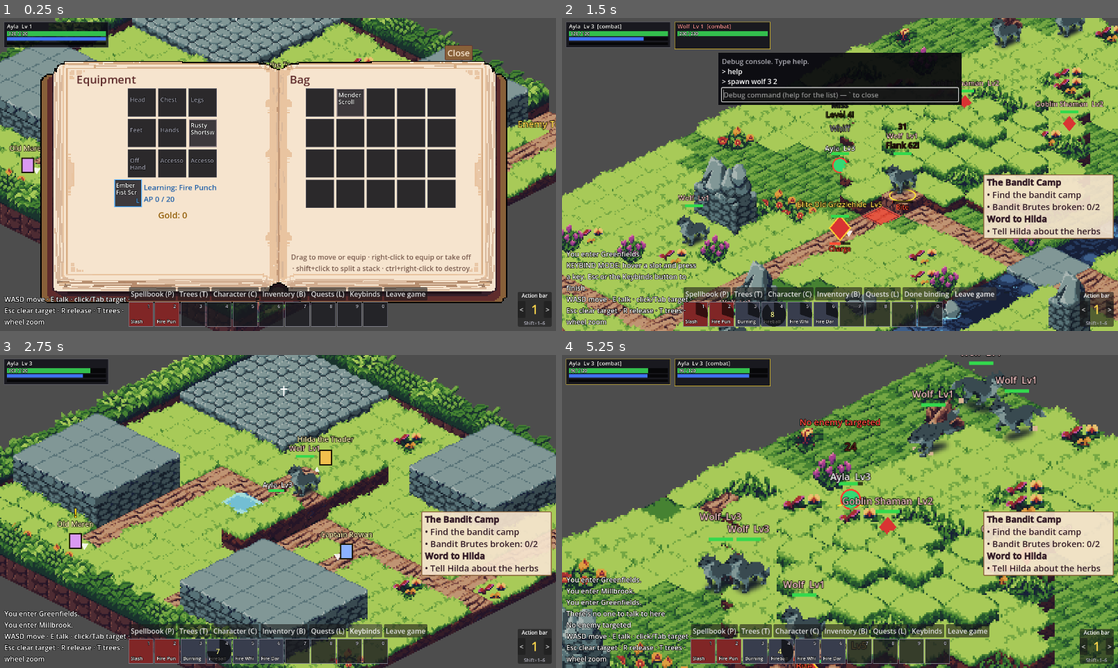
Above: before the commit, frames 1-4 (two rows, left to right).
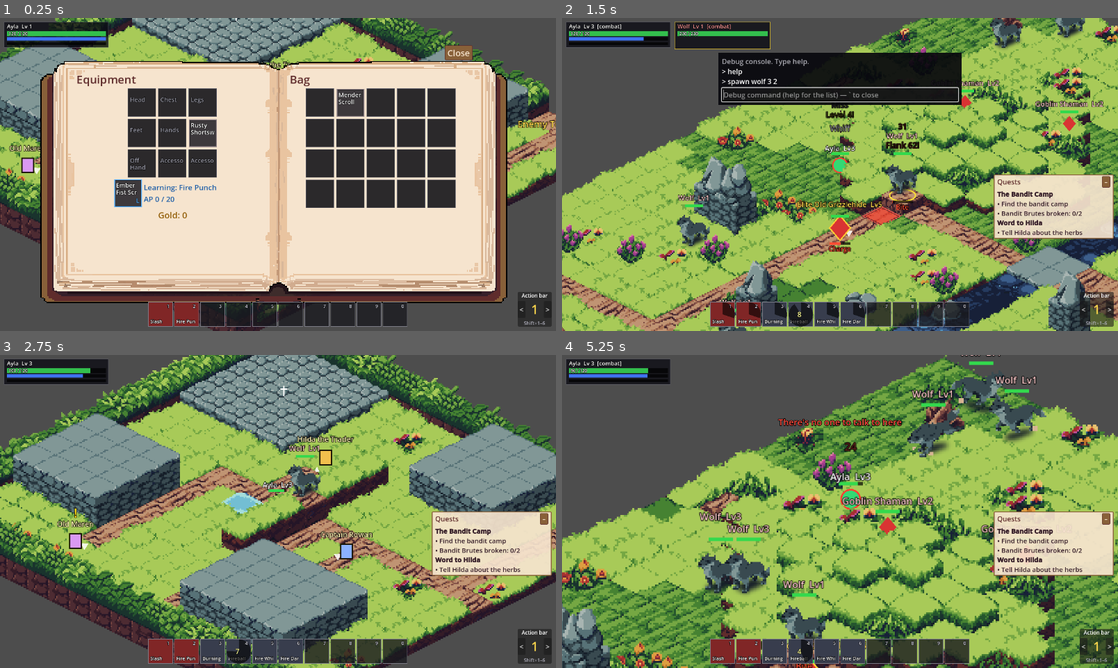
Above: after the commit, the same moments.

Repository: victorduvergermacarons-lang/Final-Wars
Game: Godot game, scene res://tests/visual/shots.tscn
The game is run twice, just before and just after one commit, with the same random seed, the same clock (stepped at 60 frames per second) and the same inputs. This scene is started directly instead of the project's main scene.
Inputs (mouse positions are in pixels of both pictures, inside the frame that each line leads up to):
- Up to frame 1 (0.25 s): no input
- Up to frame 2 (1.5 s): click (928, 293) at 0.5 s, where only the run before the commit has a clickable "Keybinds"; click (973, 293) at 1.25 s, where only the run before the commit has a clickable "Leave game"
- Up to frame 3 (2.75 s): click (366, 630) at 2 s, where only the run before the commit has a clickable "Done binding"
- Up to frame 4 (5.25 s): click (967, 630) at 2.75 s, where only the run before the commit has a clickable "Leave game"; tap Enter at 3.5 s; drag from (617, 370) to (895, 442) at 3.52 s; drag from (723, 373) to (812, 574) at 4.27 s; move the mouse to (701, 652) at 5.02 s; hold D (move_right) from 5.03 s (still down); hold E (interact) from 5.03 s (still down); click (701, 652) at 5.17 s

The runs differ from the first frame. In frame 1, 4.2% of the frame differs, in the area x 0-85%, y 75-99%; in frame 2, 7.2%; in frame 3, 6.3%; in frame 4, 9.2%, in the area x 0-99%, y 1-99%.

Commit message:
Escape menu; cleaner screen; foldable quest tracker
User request.

- Esc opens a plain menu (GameMenu): Resume, Keybinds, Leave game, and
  tabs for the message log (every message this session, up to 300),
  the controls (all the how-to text) and how keybinding works.
- Esc goes WoW-style: cancel aiming, leave keybind mode, close the menu,
  close the book / shop / conversation, clear the target, else open the
  menu.
- Removed from the screen: the button row above the action bar (menus
  open with P T C B L), the bottom-left message log and controls line,
  and the how-to footnotes in the book and the shop. A banner shows in
  keybind mode.
- Quest tracker: a "Quests" heading with a fold button; smaller text.
- Tests: Esc order, the log tab, keybinds button, folding the tracker.
  Screenshots of the menu's tabs and the folded tracker.

Co-Authored-By: Claude Opus 5.5 <noreply@anthropic.com>

Diff:
--- a/input/client_state.gd
+++ b/input/client_state.gd
@@ -14,12 +14,19 @@
 var error_at := -100.0
 ## Recent short messages for the player (rejections, level-ups…).
 var messages: Array[String] = []
+## Every message this session, oldest first (the Escape menu's Log), up to
+## HISTORY_SIZE.
+var history: Array[String] = []
+const HISTORY_SIZE := 300
 
 
 func say(text: String) -> void:
 	messages.append(text)
 	if messages.size() > 5:
 		messages.pop_front()
+	history.append(text)
+	if history.size() > HISTORY_SIZE:
+		history.pop_front()
 
 
 func error(text: String) -> void:
--- /dev/null
+++ b/tests/integration/test_game_menu.gd
@@ -0,0 +1,69 @@
+extends GutTest
+## The Escape menu (log, controls, keybinds, leave game), what Esc does first,
+## and the foldable quest tracker.
+
+const SETTINGS := "user://test_game_menu_settings.cfg"
+
+var game: Game
+var hud: Hud
+
+
+func before_each() -> void:
+	game = Game.new()
+	game.settings_path = SETTINGS
+	add_child(game)
+	game.start_solo(CharacterData.new_character("Esc", ContentDB.heroes[&"adventurer"]))
+	hud = game.get_node("Hud")
+	await wait_process_frames(2)
+
+
+func after_each() -> void:
+	game.free()
+	DirAccess.remove_absolute(ProjectSettings.globalize_path(SETTINGS))
+
+
+func test_esc_closes_open_menus_before_opening_the_escape_menu() -> void:
+	hud._toggle(hud.inventory_window)
+	await wait_process_frames(1)
+	assert_true(hud.book.visible)
+	assert_true(hud._escape(), "Esc is used")
+	await wait_process_frames(1)
+	assert_false(hud.book.visible, "first Esc closes the book")
+	assert_false(hud.game_menu.visible)
+	assert_true(hud._escape())
+	assert_true(hud.game_menu.visible, "next Esc opens the menu")
+	assert_true(hud._escape())
+	assert_false(hud.game_menu.visible, "and Esc closes it again")
+
+
+func test_esc_clears_a_target_before_opening_the_menu() -> void:
+	hud.client.target_id = 99
+	assert_false(hud._escape(), "left to PlayerInput, which clears the target")
+	assert_false(hud.game_menu.visible)
+	hud.client.target_id = -1
+	assert_true(hud._escape())
+	assert_true(hud.game_menu.visible)
+
+
+func test_the_log_tab_shows_everything_said() -> void:
+	for i in 8:
+		hud.client.say("Message %d" % i)
+	hud.game_menu.visible = true
+	await wait_process_frames(1)
+	assert_string_contains(hud.game_menu._log.text, "Message 0", "older than the 5 recent messages")
+	assert_string_contains(hud.game_menu._log.text, "Message 7")
+
+
+func test_keybinds_button_starts_keybind_mode() -> void:
+	hud.game_menu.visible = true
+	hud.game_menu._bind.pressed.emit()
+	assert_true(hud.bind_mode)
+	assert_false(hud.game_menu.visible, "the menu gets out of the way of the action bar")
+
+
+func test_the_quest_tracker_folds_to_its_heading() -> void:
+	hud._fold_tracker(true)
+	assert_false(hud._tracker.visible)
+	assert_eq(hud._tracker_fold.text, "+")
+	hud._fold_tracker(false)
+	assert_true(hud._tracker.visible)
--- a/tests/visual/shots.gd
+++ b/tests/visual/shots.gd
@@ -386,4 +386,14 @@
 	await get_tree().create_timer(0.3).timeout
 	await _shot("37_dive_trail", 1)
 	tz.remove_enemy(dd.id)
+	# 38. The Escape menu: the message log, then the controls; the quest tracker
+	# folded to its heading.
+	hud.client.target_id = -1
+	hud.game_menu.visible = true
+	await _shot("38_escape_menu_log")
+	hud.game_menu.find_children("*", "TabContainer", true, false)[0].current_tab = 1
+	await _shot("38b_escape_menu_controls")
+	hud.game_menu.visible = false
+	hud._fold_tracker(true)
+	await _shot("38c_tracker_folded")
 	get_tree().quit()
--- a/ui/book_spread.gd
+++ b/ui/book_spread.gd
@@ -1,11 +1,11 @@
 class_name BookSpread
 extends Control
 ## A menu that fills the menu book: what goes on the left page in `left`, what
-## goes on the right page in `right`, and an optional small `footnote` (how-to
-## hints) at the bottom of the right page. BookView lays it out for the book at
-## 1080p and scales the whole menu to the book's real size, so nothing here is
+## goes on the right page in `right`. BookView lays it out for the book at 1080p
+## and scales the whole menu to the book's real size, so nothing here is
 ## resampled at 1080p and text stays sharp. Content is laid out to fit its page;
-## anything taller is cut off at the page's bottom (long lists scroll).
+## anything taller is cut off at the page's bottom (long lists scroll). How-to
+## hints live in the Escape menu's Controls tab, not on the pages.
 
 const TITLE_SIZE := 26
 const NOTE_SIZE := 16
@@ -13,7 +13,6 @@
 
 var left := VBoxContainer.new()
 var right := VBoxContainer.new()
-var _footnote := Label.new()
 
 
 func _init() -> void:
@@ -22,31 +21,11 @@
 		page.add_theme_constant_override("separation", SEPARATION)
 		page.clip_contents = true
 		add_child(page)
-	_footnote.autowrap_mode = TextServer.AUTOWRAP_WORD_SMART
-	_footnote.horizontal_alignment = HORIZONTAL_ALIGNMENT_CENTER
-	_footnote.vertical_alignment = VERTICAL_ALIGNMENT_BOTTOM
-	_footnote.add_theme_font_size_override("font_size", NOTE_SIZE)
-	_footnote.add_theme_color_override("font_color", UiPalette.INK_SOFT)
-	_footnote.visible = false
-	add_child(_footnote)
 
 
-## A small hint at the bottom of the right page ("" for none).
-func set_footnote(text: String) -> void:
-	_footnote.text = text
-	_footnote.visible = text != ""
-
-
-## Places each page's column on its page rect (this control's coordinates); the
-## footnote takes the bottom of the right page.
+## Places each page's column on its page rect (this control's coordinates).
 func lay_out(left_rect: Rect2, right_rect: Rect2) -> void:
 	_place(left, left_rect)
-	if _footnote.visible:
-		_footnote.size = Vector2(right_rect.size.x, 0.0)
-		var h := _footnote.get_combined_minimum_size().y
-		_footnote.position = Vector2(right_rect.position.x, right_rect.end.y - h)
-		_footnote.size = Vector2(right_rect.size.x, h)
-		right_rect.size.y -= h + SEPARATION
 	_place(right, right_rect)
 
 
--- a/ui/hud/ability_tree_window.gd
+++ b/ui/hud/ability_tree_window.gd
@@ -49,13 +49,11 @@
 	_header = BookSpread.note("")
 	_header.add_theme_color_override("font_color", UiPalette.INK)
 	right.add_child(_header)
-	set_footnote("Drag a usable ability onto the action bar.")
 	_canvas = _Canvas.new(self)
 	add_child(_canvas)
 
 
-## The pages' headings go on top; the tree fills both pages below them, down to
-## the footnote.
+## The pages' headings go on top; the tree fills both pages below them.
 func lay_out(left_rect: Rect2, right_rect: Rect2) -> void:
 	super.lay_out(left_rect, right_rect)
 	var top := roundf(maxf(left.position.y + left.get_combined_minimum_size().y,
--- a/ui/hud/character_sheet.gd
+++ b/ui/hud/character_sheet.gd
@@ -53,7 +53,6 @@
 	_abilities.fit_content = true
 	_abilities.size_flags_horizontal = Control.SIZE_EXPAND_FILL
 	scroll.add_child(_abilities)
-	set_footnote("Permanent Mastery unlocks a tree's tiers; Mastery from gear only adds power.")
 
 
 func _cell(text: String) -> Label:
--- a/ui/hud/dialogue_box.gd
+++ b/ui/hud/dialogue_box.gd
@@ -1,8 +1,8 @@
 class_name DialogueBox
 extends PanelContainer
 ## The NPC conversation window. Opens on a "dialogue" event for the local hero;
-## closes on Goodbye, Esc, or walking away. Other systems (vendor, quests) add
-## their own buttons through add_option().
+## closes on Goodbye, Esc (handled by Hud._escape), or walking away. Other systems
+## (vendor, quests) add their own buttons through add_option().
 
 signal opened(npc: Npc)
 signal closed
@@ -91,9 +91,3 @@
 	if hero == null or npc == null or not hero.alive \
 			or GridModel.distance(hero.tile(), npc.tile()) > CLOSE_DISTANCE:
 		close()
-
-
-func _unhandled_input(event: InputEvent) -> void:
-	if visible and event.is_action_pressed(&"target_clear"):
-		close()
-		get_viewport().set_input_as_handled()
--- /dev/null
+++ b/ui/hud/game_menu.gd
@@ -0,0 +1,111 @@
+class_name GameMenu
+extends PanelContainer
+## The Escape menu: Resume, Keybinds, Leave game, and three tabs: the message log
+## (everything that has happened this session), the controls (every how-to that
+## used to sit on screen and in the menus), and how keybinding works. Plain boxes
+## for now (Godot's default look), not the menu book.
+
+const CONTROLS := """[b]Moving and fighting[/b]
+WASD or the arrow keys: move · the mouse: face that way
+E: talk to the person next to you · right-click someone to talk
+Click someone, or Tab, to target · Esc: clear the target
+1–9, 0: use the action bar · Shift+1–6 (or < >): switch action bar page
+Hold an aimed ability's key to aim, release to cast · Esc or right-click: cancel
+R: release to the graveyard when dead · mouse wheel: zoom
+
+[b]Menus[/b] (the menu book)
+P Spellbook · T Ability trees · C Character · B Inventory · L Quests
+Drag the book's top edge to move it.
+
+[b]Spellbook and trees[/b]
+Drag an ability onto the action bar.
+
+[b]Character[/b]
+Permanent Mastery unlocks a tree's tiers; Mastery from gear only adds power.
+
+[b]Inventory[/b]
+Drag to move or equip · right-click to equip or take off
+Shift+click to split a stack · Ctrl+right-click to destroy
+Drop a scroll (or your weapon) on the learning slot to learn its ability.
+
+[b]Shop[/b]
+Right-click an item in your bag to sell it. Drag the shop by its title to move it.
+
+[b]Escape[/b]
+Esc cancels aiming, then closes open menus, then clears your target, then opens
+this menu."""
+
+const KEYBINDS := """[b]Keybinds[/b]
+Press [b]Keybinds[/b] above, then hover an action bar slot and press the key you want
+for it. Esc, or the Keybinds button again, finishes.
+
+Movement, targeting and menu keys are reserved and can't be bound to a slot.
+Your keybinds and action bar layout are saved on this computer."""
+
+var hud: Hud
+var _log: RichTextLabel
+var _shown_lines := -1
+var _bind: Button
+
+
+func _init(p_hud: Hud) -> void:
+	hud = p_hud
+	custom_minimum_size = Vector2(640, 460)
+	var bg := StyleBoxFlat.new()
+	bg.bg_color = Color(0.08, 0.08, 0.1, 0.96)
+	bg.border_color = Color(0.35, 0.35, 0.4)
+	bg.set_border_width_all(1)
+	bg.set_corner_radius_all(4)
+	bg.set_content_margin_all(14)
+	add_theme_stylebox_override("panel", bg)
+	var box := VBoxContainer.new()
+	box.add_theme_constant_override("separation", 8)
+	add_child(box)
+	var title := Label.new()
+	title.text = "Menu"
+	title.add_theme_font_size_override("font_size", 24)
+	box.add_child(title)
+	var buttons := HBoxContainer.new()
+	box.add_child(buttons)
+	buttons.add_child(_button("Resume (Esc)", func(): visible = false))
+	_bind = _button("Keybinds", func():
+		hud.set_bind_mode(not hud.bind_mode)
+		visible = false)
+	buttons.add_child(_bind)
+	buttons.add_child(_button("Leave game", func(): hud.leave_requested.emit()))
+	var tabs := TabContainer.new()
+	tabs.size_flags_vertical = Control.SIZE_EXPAND_FILL
+	box.add_child(tabs)
+	_log = _text_tab(tabs, "Log")
+	_log.scroll_following = true
+	_text_tab(tabs, "Controls").text = CONTROLS
+	_text_tab(tabs, "Keybinds").text = KEYBINDS
+	visible = false
+
+
+func _process(_delta: float) -> void:
+	if not visible:
+		return
+	_bind.text = "Done binding" if hud.bind_mode else "Keybinds"
+	var lines: Array[String] = hud.client.history
+	if lines.size() != _shown_lines:
+		_shown_lines = lines.size()
+		_log.text = "\n".join(lines) if not lines.is_empty() else "Nothing has happened yet."
+
+
+static func _text_tab(tabs: TabContainer, tab_name: String) -> RichTextLabel:
+	var t := RichTextLabel.new()
+	t.name = tab_name
+	t.bbcode_enabled = true
+	t.selection_enabled = true
+	t.add_theme_constant_override("line_separation", 3)
+	tabs.add_child(t)
+	return t
+
+
+static func _button(text: String, on_press: Callable) -> Button:
+	var b := Button.new()
+	b.text = text
+	b.focus_mode = Control.FOCUS_NONE
+	b.pressed.connect(on_press)
+	return b
--- a/ui/hud/hud.gd
+++ b/ui/hud/hud.gd
@@ -3,12 +3,14 @@
 
 ## The player clicked "Leave game" (save and return to the main menu).
 signal leave_requested
-## In-game HUD: unit frames, action bar (with keybind mode), spellbook,
-## character panel, death panel, mid-screen errors and a message log.
+## In-game HUD: unit frames, action bar (with keybind mode), the menu book, the
+## shop sheet, the quest tracker, death panel, mid-screen errors, and the Escape
+## menu (message log, controls, keybinds, leave game).
 
 const ERROR_SECONDS := 2.0
-## Message log width: fits left of the centred action bar at 1280 px.
-const LOG_WIDTH := 310.0
+## The quest tracker on the right: its width and text size.
+const TRACKER_WIDTH := 260.0
+const TRACKER_FONT_SIZE := 15
 const REASONS := {
 	"out_of_range": "Out of range",
 	"no_line_of_sight": "Target not in line of sight",
@@ -60,15 +62,18 @@
 var vendor_window: VendorWindow
 var quest_log: QuestLogWindow
 var _tracker: RichTextLabel
+var _tracker_panel: PanelContainer
+var _tracker_fold: Button
+## The Escape menu (log, controls, keybinds, leave game).
+var game_menu: GameMenu
 var _page_label: Label
 var _spellbook: SpellbookPanel
 var trees_window: AbilityTreeWindow
 var console: DebugConsole
 var _character: CharacterSheet
 var _death: PanelContainer
-var _bind_button: Button
+var _bind_banner: Label
 var _error: Label
-var _log: Label
 
 
 func setup(p_session, p_client: ClientState, p_input: PlayerInput, p_settings_path: String = SettingsStore.DEFAULT_PATH) -> void:
@@ -108,24 +113,22 @@
 	left.add_child(_party)
 	top.add_child(UnitFrame.new(self, func(): return session.get_actor(client.target_id), 220))
 
-	# Bottom centre: action bar and panel buttons.
+	# Bottom centre: the action bar (menus open with their keys; Keybinds and Leave
+	# game are in the Escape menu), with a banner above it in keybind mode.
 	var bottom := VBoxContainer.new()
 	bottom.set_anchors_preset(Control.PRESET_CENTER_BOTTOM)
 	bottom.grow_horizontal = Control.GROW_DIRECTION_BOTH
 	bottom.grow_vertical = Control.GROW_DIRECTION_BEGIN
 	bottom.position.y -= 10
 	_root.add_child(bottom)
-	var buttons := HBoxContainer.new()
-	buttons.alignment = BoxContainer.ALIGNMENT_CENTER
-	bottom.add_child(buttons)
-	buttons.add_child(_small_button("Spellbook (P)", func(): _toggle(_spellbook)))
-	buttons.add_child(_small_button("Trees (T)", func(): _toggle(trees_window)))
-	buttons.add_child(_small_button("Character (C)", func(): _toggle(_character)))
-	buttons.add_child(_small_button("Inventory (B)", func(): _toggle(inventory_window)))
-	buttons.add_child(_small_button("Quests (L)", func(): _toggle(quest_log)))
-	_bind_button = _small_button("Keybinds", func(): _set_bind_mode(not bind_mode))
-	buttons.add_child(_bind_button)
-	buttons.add_child(_small_button("Leave game", func(): leave_requested.emit()))
+	_bind_banner = Label.new()
+	_bind_banner.text = "Keybind mode: hover a slot and press a key. Esc to finish."
+	_bind_banner.horizontal_alignment = HORIZONTAL_ALIGNMENT_CENTER
+	_bind_banner.add_theme_color_override("font_color", Color(1, 0.85, 0.3))
+	_bind_banner.add_theme_color_override("font_outline_color", Color.BLACK)
+	_bind_banner.add_theme_constant_override("outline_size", 4)
+	_bind_banner.visible = false
+	bottom.add_child(_bind_banner)
 	var bar := HBoxContainer.new()
 	bar.add_theme_constant_override("separation", 4)
 	for i in ActionBarModel.SLOT_COUNT:
@@ -196,23 +199,41 @@
 	trees_window.visible = false
 	book.spread.add_child(trees_window)
 
-	# Quest tracker on the right edge.
+	# Quest tracker on the right edge: a paper note in ink (QuestText's colours are
+	# for paper) with a button that folds it down to its heading.
+	_tracker_panel = PanelContainer.new()
+	_tracker_panel.theme = UiPalette.paper_theme()
+	var tracker_bg := UiPalette.paper_panel(8)
+	tracker_bg.bg_color = Color(UiPalette.PAPER, 0.92)
+	_tracker_panel.add_theme_stylebox_override("panel", tracker_bg)
+	_tracker_panel.set_anchors_preset(Control.PRESET_CENTER_RIGHT)
+	_tracker_panel.grow_horizontal = Control.GROW_DIRECTION_BEGIN
+	_tracker_panel.position.x -= 10
+	_root.add_child(_tracker_panel)
+	_root.move_child(_tracker_panel, 0) # behind every window
+	var tracker_box := VBoxContainer.new()
+	_tracker_panel.add_child(tracker_box)
+	var tracker_head := HBoxContainer.new()
+	tracker_box.add_child(tracker_head)
+	var tracker_title := Label.new()
+	tracker_title.text = "Quests"
+	tracker_title.size_flags_horizontal = Control.SIZE_EXPAND_FILL
+	tracker_title.add_theme_font_size_override("font_size", 16)
+	tracker_title.add_theme_color_override("font_color", UiPalette.LEATHER_DARK)
+	tracker_head.add_child(tracker_title)
+	_tracker_fold = _small_button("–", func(): _fold_tracker(_tracker.visible))
+	_tracker_fold.tooltip_text = "Fold or unfold the quest list"
+	_tracker_fold.add_theme_font_size_override("font_size", 14)
+	tracker_head.add_child(_tracker_fold)
 	_tracker = RichTextLabel.new()
 	_tracker.bbcode_enabled = true
 	_tracker.fit_content = true
 	_tracker.scroll_active = false
-	_tracker.custom_minimum_size = Vector2(300, 0)
-	_tracker.set_anchors_preset(Control.PRESET_CENTER_RIGHT)
-	_tracker.grow_horizontal = Control.GROW_DIRECTION_BEGIN
-	_tracker.position.x -= 10
+	_tracker.custom_minimum_size = Vector2(TRACKER_WIDTH, 0)
 	_tracker.mouse_filter = Control.MOUSE_FILTER_IGNORE
-	# A note on paper, in ink like the book (QuestText's colours are for paper).
-	_tracker.theme = UiPalette.paper_theme()
-	var tracker_bg := UiPalette.paper_panel(8)
-	tracker_bg.bg_color = Color(UiPalette.PAPER, 0.92)
-	_tracker.add_theme_stylebox_override("normal", tracker_bg)
-	_root.add_child(_tracker)
-	_root.move_child(_tracker, 0) # behind every window
+	for font in ["normal_font_size", "bold_font_size"]:
+		_tracker.add_theme_font_size_override(font, TRACKER_FONT_SIZE)
+	tracker_box.add_child(_tracker)
 
 	# Death panel and mid-screen error.
 	_death = PanelContainer.new()
@@ -249,17 +270,14 @@
 	_error.mouse_filter = Control.MOUSE_FILTER_IGNORE
 	_root.add_child(_error)
 
-	# Bottom-left message log.
-	# Wraps to the space left of the action bar; placed from the bottom each frame.
-	_log = Label.new()
-	_log.autowrap_mode = TextServer.AUTOWRAP_WORD_SMART
-	_log.custom_minimum_size = Vector2(LOG_WIDTH, 0)
-	_log.add_theme_color_override("font_outline_color", Color.BLACK)
-	_log.add_theme_constant_override("outline_size", 4)
-	_log.mouse_filter = Control.MOUSE_FILTER_IGNORE
-	_root.add_child(_log)
-	# The shop sheet over everything else (the log runs behind it).
+	# The shop sheet over everything else, then the Escape menu (messages, controls,
+	# keybinds, leave game) in the middle of the screen over it all.
 	_root.move_child(vendor_window, -1)
+	game_menu = GameMenu.new(self)
+	game_menu.set_anchors_preset(Control.PRESET_CENTER)
+	game_menu.grow_horizontal = Control.GROW_DIRECTION_BOTH
+	game_menu.grow_vertical = Control.GROW_DIRECTION_BOTH
+	_root.add_child(game_menu)
 
 
 func _process(_delta: float) -> void:
@@ -276,18 +294,11 @@
 	_page_label.text = str(client.action_bar.page + 1)
 	_update_quest_markers(hero)
 	_tracker.text = QuestText.tracker_bbcode(hero, ContentDB.quests)
-	_tracker.visible = _tracker.text != "" and not _tracker_covered()
+	_tracker_panel.visible = _tracker.text != "" and not _tracker_covered()
 	var age := Time.get_ticks_msec() / 1000.0 - client.error_at
 	_error.text = client.error_text if age < ERROR_SECONDS else ""
 	_error.modulate.a = clampf((ERROR_SECONDS - age) / 0.5, 0.0, 1.0)
-	var lines: PackedStringArray = client.messages.duplicate()
-	if bind_mode:
-		lines.append("KEYBIND MODE: hover a slot and press a key. Esc or the Keybinds button to finish.")
-	lines.append("WASD move · E talk · click/Tab target · Esc clear target · R release · T trees · wheel zoom")
-	_log.text = "\n".join(lines)
-	_log.size = Vector2(LOG_WIDTH, 0)
-	var view_size := get_viewport().get_visible_rect().size
-	_log.position = Vector2(10, view_size.y - _log.get_combined_minimum_size().y - 10)
+	_bind_banner.visible = bind_mode
 
 
 func _sync_party(me: Hero) -> void:
@@ -307,7 +318,9 @@
 
 
 func _unhandled_input(event: InputEvent) -> void:
-	if event.is_action_pressed(&"toggle_console"):
+	if event.is_action_pressed(&"target_clear") and _escape():
+		get_viewport().set_input_as_handled()
+	elif event.is_action_pressed(&"toggle_console"):
 		if console.visible:
 			console.close()
 		else:
@@ -332,14 +345,45 @@
 	get_viewport().set_input_as_handled()
 	var key: int = event.physical_keycode
 	if key == KEY_ESCAPE:
-		_set_bind_mode(false)
+		set_bind_mode(false)
 	elif hovered_slot >= 0 and not client.action_bar.set_key(hovered_slot, key):
 		client.error("%s is used for something else" % OS.get_keycode_string(key))
 
 
-func _set_bind_mode(on: bool) -> void:
+## Keybind mode (from the Escape menu): hover an action bar slot, press a key.
+func set_bind_mode(on: bool) -> void:
 	bind_mode = on
-	_bind_button.text = "Done binding" if on else "Keybinds"
+
+
+## Esc, WoW-style: the Escape menu closes if open; otherwise open windows close
+## (menu book, shop, conversation); otherwise, with nothing targeted, the menu
+## opens. Returns false to leave Esc to PlayerInput (cancel aiming, clear target).
+func _escape() -> bool:
+	if game_menu.visible:
+		game_menu.visible = false
+		return true
+	if input != null and input.is_aiming():
+		return false
+	var closed := false
+	if book.visible:
+		close_menus()
+		closed = true
+	for w in [vendor_window, dialogue]:
+		if w.visible:
+			w.close()
+			closed = true
+	if closed:
+		return true
+	if client.target_id != -1:
+		return false
+	game_menu.visible = true
+	return true
+
+
+## Folds the quest tracker down to its heading, or unfolds it.
+func _fold_tracker(fold: bool) -> void:
+	_tracker.visible = not fold
+	_tracker_fold.text = "+" if fold else "–"
 
 
 func _toggle(panel: Control) -> void:
@@ -462,7 +506,7 @@
 func _tracker_covered() -> bool:
 	if book.visible:
 		return true
-	var area := _tracker.get_global_rect()
+	var area := _tracker_panel.get_global_rect()
 	for w in [dialogue, vendor_window]:
 		if w.visible and w.get_global_rect().intersects(area):
 			return true
--- a/ui/hud/inventory_window.gd
+++ b/ui/hud/inventory_window.gd
@@ -31,8 +31,6 @@
 	_gold.horizontal_alignment = HORIZONTAL_ALIGNMENT_CENTER
 	_gold.add_theme_color_override("font_color", Color(UiPalette.GOLD))
 	left.add_child(_gold)
-	set_footnote("Drag to move or equip · right-click to equip or take off · "
-			+ "shift+click to split a stack · ctrl+right-click to destroy")
 
 	right.add_child(BookSpread.title("Bag"))
 	right.add_child(BookSpread.bag_grid(hud, BAG_COLUMNS))
--- a/ui/hud/loot_window.gd
+++ b/ui/hud/loot_window.gd
@@ -14,7 +14,7 @@
 	var title := BookSpread.title("Loot")
 	title.add_theme_color_override("font_color", Color(UiPalette.GOLD))
 	left.add_child(title)
-	set_footnote("Your bag was full. Make room, then Take.")
+	left.add_child(BookSpread.note("Your bag was full. Make room, then Take."))
 	_list = VBoxContainer.new()
 	left.add_child(_list)
 	right.add_child(BookSpread.title("Your bag"))
--- a/ui/hud/spellbook_panel.gd
+++ b/ui/hud/spellbook_panel.gd
@@ -13,7 +13,6 @@
 	super()
 	hud = p_hud
 	left.add_child(BookSpread.title("Spellbook"))
-	set_footnote("Drag an ability onto the action bar.")
 	for page in [left, right]:
 		var list := VBoxContainer.new()
 		page.add_child(list)
--- a/ui/hud/vendor_window.gd
+++ b/ui/hud/vendor_window.gd
@@ -61,7 +61,6 @@
 	_list = VBoxContainer.new()
 	_list.size_flags_horizontal = Control.SIZE_EXPAND_FILL
 	_scroll.add_child(_list)
-	box.add_child(BookSpread.note("Right-click an item in your bag (B) to sell it."))
 	visible = false
 
 
Not shown, added: tests/integration/test_game_menu.gd.uid
Not shown, added: ui/hud/game_menu.gd.uid
Not shown, changed: CLAUDE.md
